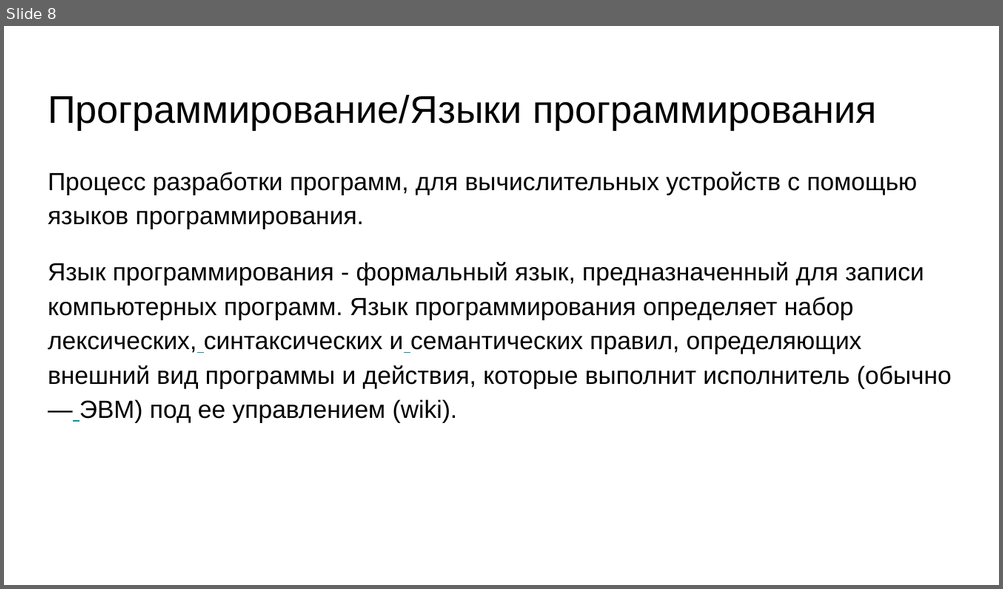
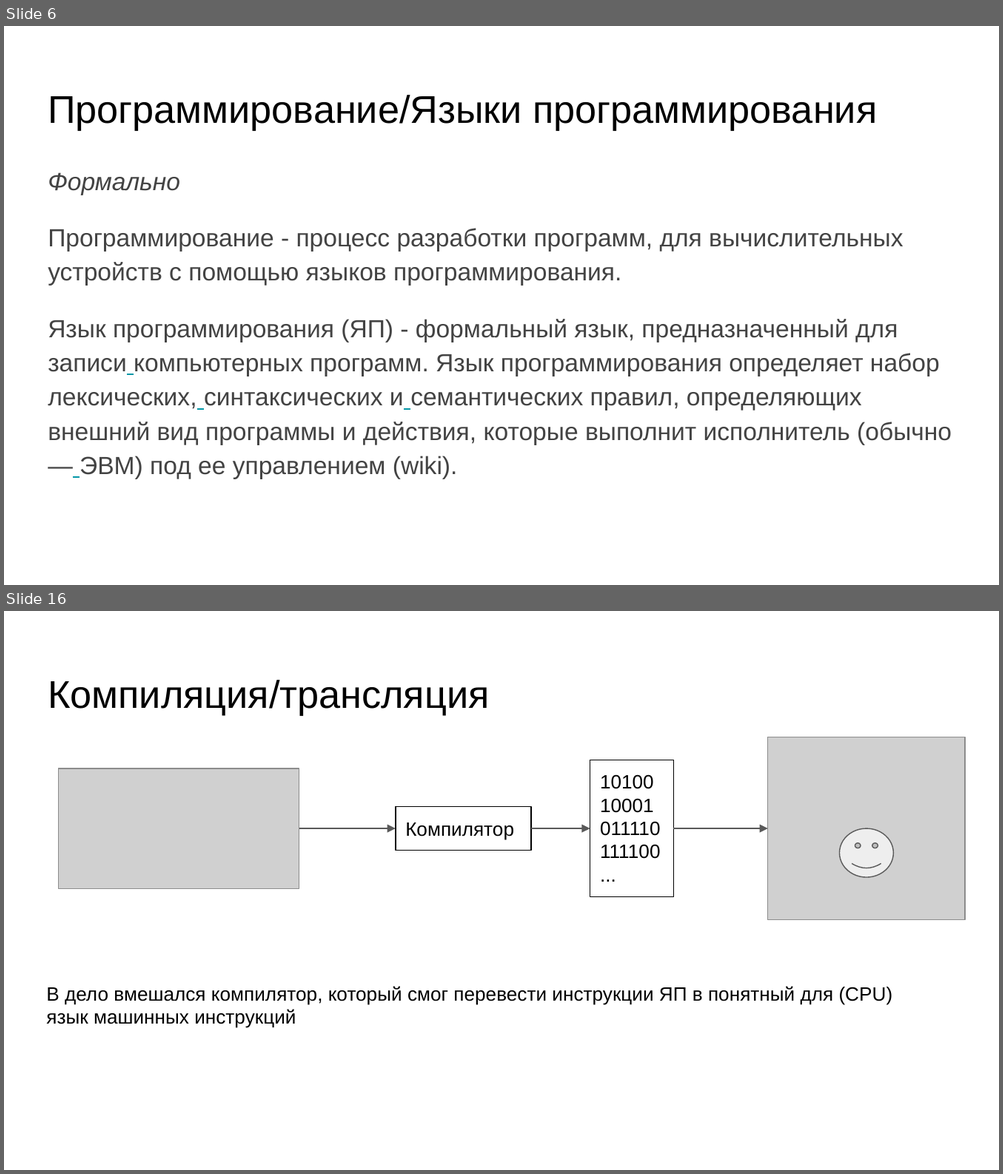
Before and after one commit to skhayrulin/python_course, a slide deck: lecture/Lecture1.pptx. Shown one above the other, each under a label of ours: slide 8 before the commit, slides 6 and 16 after it; the slides between them are not shown. The pictures are 1003x589 and 1003x1174 pixels, drawn with LibreOffice and Linux fonts; fonts in the diff are those of the drawing; grey boxes stand for pictures. Boxes give left, top, right and bottom in pixels: in the first picture for what was removed or moved away, otherwise in the second. Text is boxed around its words. In the diff, an @@ line names an element or a change of style, - is before the commit and + after.

```diff
--- a/lecture/Lecture1.pptx
+++ b/lecture/Lecture1.pptx
@@ slide 16 added at bbox=[4, 611, 999, 1170], background #FFFFFF @@
@@ title added at bbox=[48, 680, 489, 715], 28 pt, text #000000 @@
+Компиляция/трансляция
@@ picture added at bbox=[768, 738, 965, 920] @@
@@ rectangle added at bbox=[590, 760, 674, 897], outline #000000 0.75 pt, 14 pt, text #000000 @@
+1010010001011110111100...
@@ picture added at bbox=[59, 768, 299, 889] @@
@@ rectangle added at bbox=[395, 807, 530, 851], outline #000000 0.75 pt, 14 pt, text #000000 @@
+Компилятор
@@ arrow added from (299, 829) to (395, 829), #595959 0.75 pt @@
@@ arrow added from (531, 829) to (590, 829), #595959 0.75 pt @@
@@ arrow added from (674, 829) to (768, 829), #595959 0.75 pt @@
@@ smiley face added at bbox=[839, 829, 893, 877], fill #EEEEEE, outline #595959 0.75 pt @@
@@ text added at bbox=[46, 986, 893, 1028], 14 pt, text #000000 @@
+В дело вмешался компилятор, который смог перевести инструкции ЯП в понятный для (CPU) язык машинных инструкций
@@ what was slide 8 is now slide 6 @@
@@ slide 6 changed as well @@
@@ text at bbox=[48, 173, 951, 479]: text changed; text colour #000000 to #434343 @@
-Процесс разработки программ, для вычислительных устройств с помощью языков программирования.
-Язык программирования - формальный язык, предназначенный для записи компьютерных программ. Язык программирования определяет набор лексических, синтаксических и семантических правил, определяющих внешний вид программы и действия, которые выполнит исполнитель (обычно — ЭВМ) под ее управлением (wiki).
+Формально
+Программирование - процесс разработки программ, для вычислительных устройств с помощью языков программирования.
+Язык программирования (ЯП) - формальный язык, предназначенный для записи компьютерных программ. Язык программирования определяет набор лексических, синтаксических и семантических правил, определяющих внешний вид программы и действия, которые выполнит исполнитель (обычно — ЭВМ) под ее управлением (wiki).
```
Also in this commit, not shown: 9 other slides changed, 21 other slides added, 3 slides removed, 1 other file.
